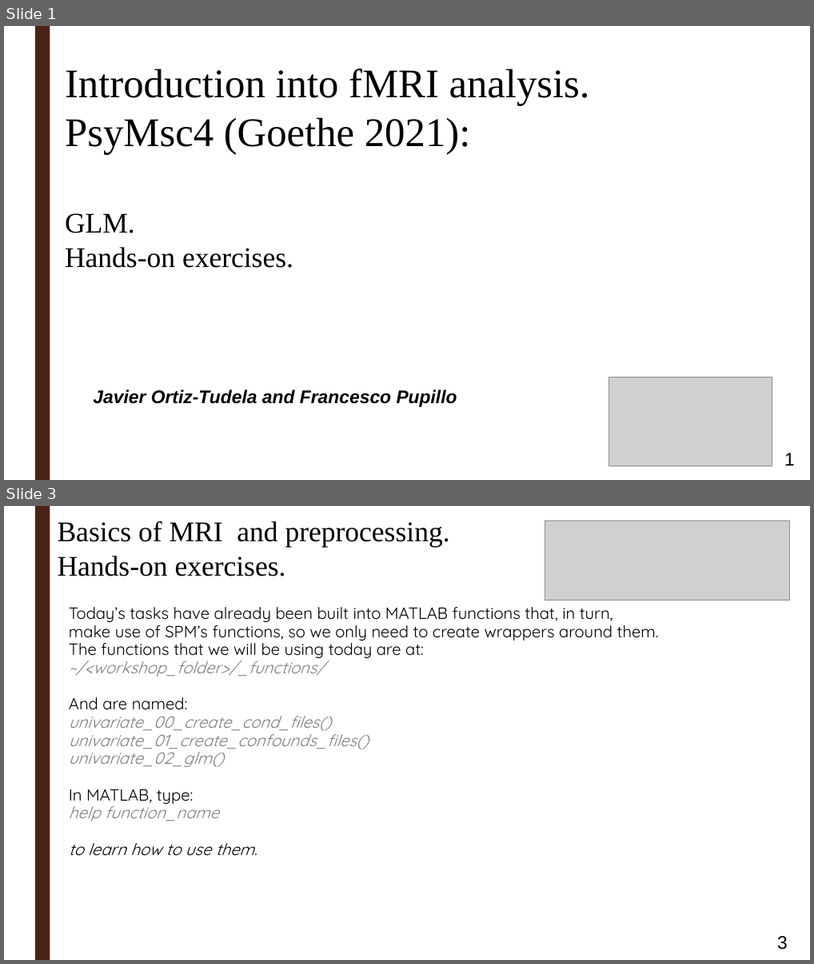
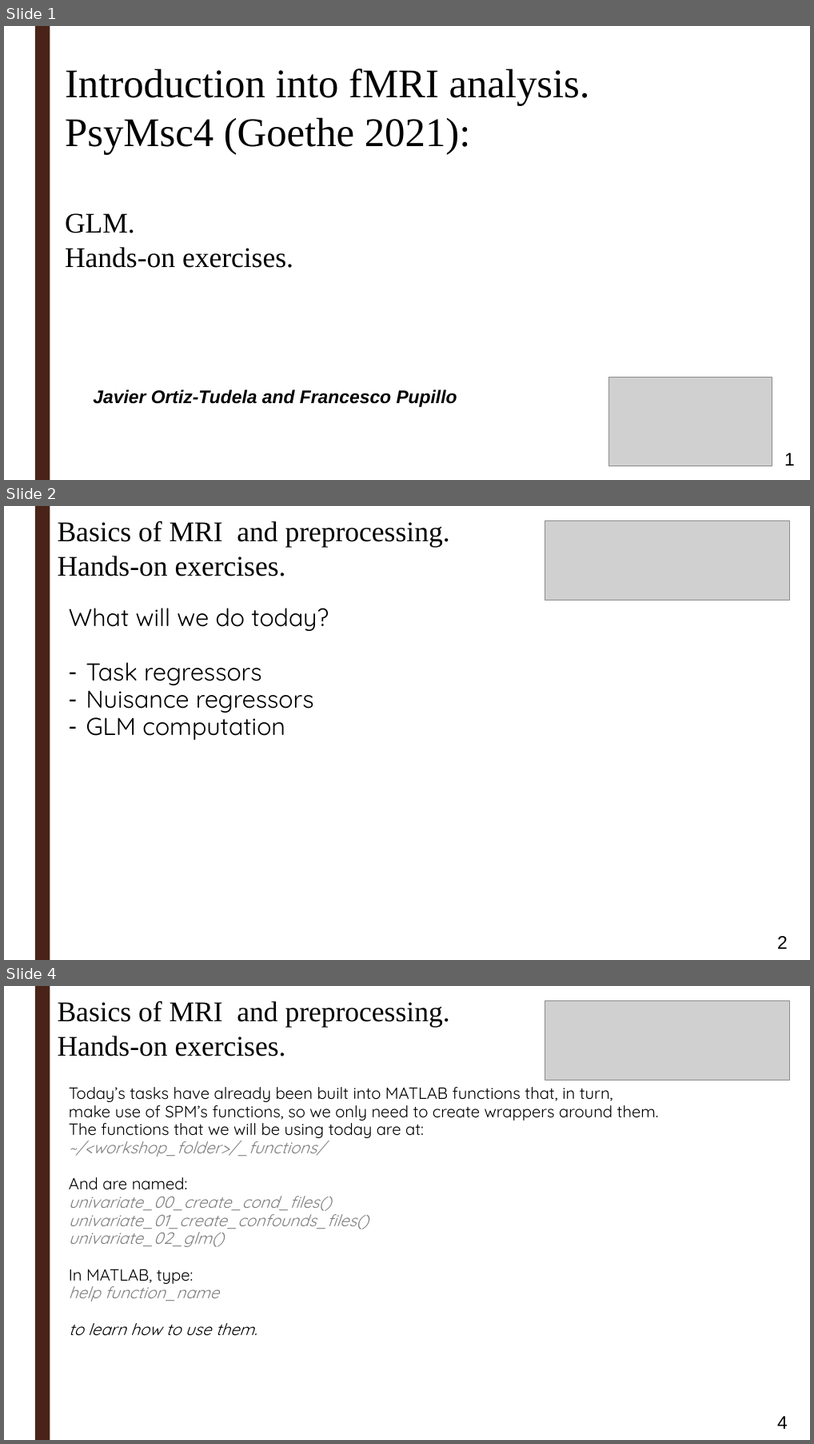
Before and after one commit to ortiztud/fmri_analysis_intro, a slide deck: slides/slides_session-2_hands-on.ppt. Shown one above the other, each under a label of ours: slides 1 and 3 before the commit, slides 1, 2 and 4 after it; the slides between them are not shown. The pictures are 814x964 and 814x1444 pixels, drawn with LibreOffice and Linux fonts; fonts in the diff are those of the drawing; grey boxes stand for pictures; background and template pictures are left out. Boxes give left, top, right and bottom in pixels: in the first picture for what was removed or moved away, otherwise in the second. Text is boxed around its words. In the diff, an @@ line names an element or a change of style, - is before the commit and + after.

Commit message:
update slides session 2

```diff
--- a/slides/slides_session-2_hands-on.ppt
+++ b/slides/slides_session-2_hands-on.ppt
@@ slide 2 added at [4, 506, 810, 960], background picture (left out); not listed: 1 template element that a slide beside it also shows @@
@@ text added at [58, 521, 450, 576], 28 pt, text #000000 @@
+Basics of MRI and preprocessing.
+Hands-on exercises.
@@ picture added at [546, 520, 790, 600] @@
@@ text added at [69, 608, 329, 740], 24 pt, text #000000 @@
+What will we do today?
+– Task regressors
+– Nuisance regressors
+– GLM computation
@@ page number added at [778, 936, 788, 948], 18 pt, text #000000 @@
+2
@@ what was slide 3 is now slide 4 @@
@@ page number at [778, 1416, 788, 1428]: text changed @@
-3
+4
```
